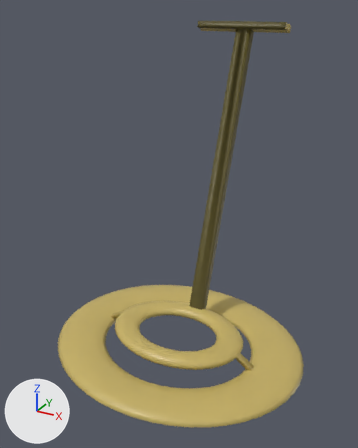
Before and after pictures for a commit that changed the Blender file Tools/metal detector.blend.
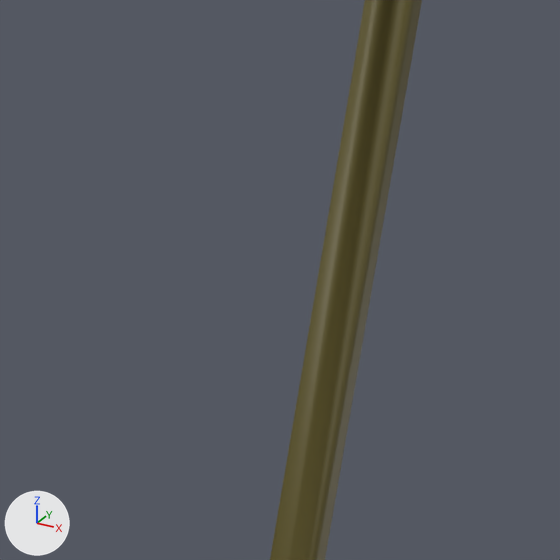
Old and new are each drawn whole from a camera (50 mm lens) standing at (2.36, -4.24, 3.9) and looking at (-0.03, 0.1, 1.73) and again close up on the part from 30% to 79% of the width and 23% to 62% of the height. The axes (+X, +Y, +Z) are drawn at lower left. The lights are the same throughout.

The first close-up shows 'base small'.
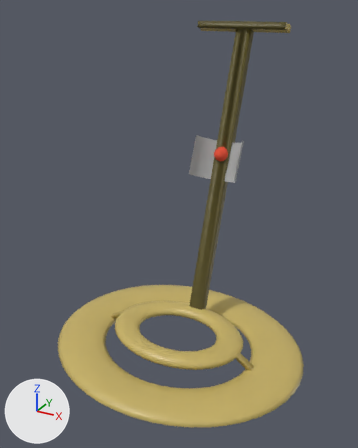
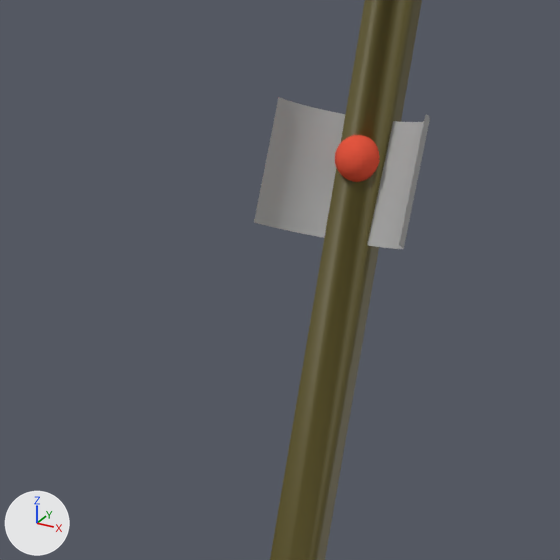
Commit message: added led

Pixel boxes [x1, y1, x2, y2] of what changed, in the close-ups (560 x 560 px):
'led', added
    after: [254, 97, 430, 249]
    faces in mat_material_003 (grey #b0b0b0): [254, 97, 430, 249]
    faces in mat_material_002 (red #e75841): [335, 135, 380, 182]

What the commit changed:
Material 'Material.003' (mat_material_003) is new.
Its base color is (0.434, 0.434, 0.434) (grey #b0b0b0).
Material 'Material.002' (mat_material_002) is new.
Its base color is (0.8, 0.0966, 0.053) (red #e75841).
Mesh me_sphere is new.
It has 514 vertices, 527 faces and spans x -3.21..3.72, y -4.03..1.21, z -3.48..2.82.
Faces by material slot: [512, 15].
It uses material mat_material_002 (red #e75841).
It uses material mat_material_003 (grey #b0b0b0).
Object 'led' (ob_led) is new; it shows me_sphere.
Its location is (0.006, 1.091, 2.274).
Its scale is (0.0878, 0.0878, 0.0878).
